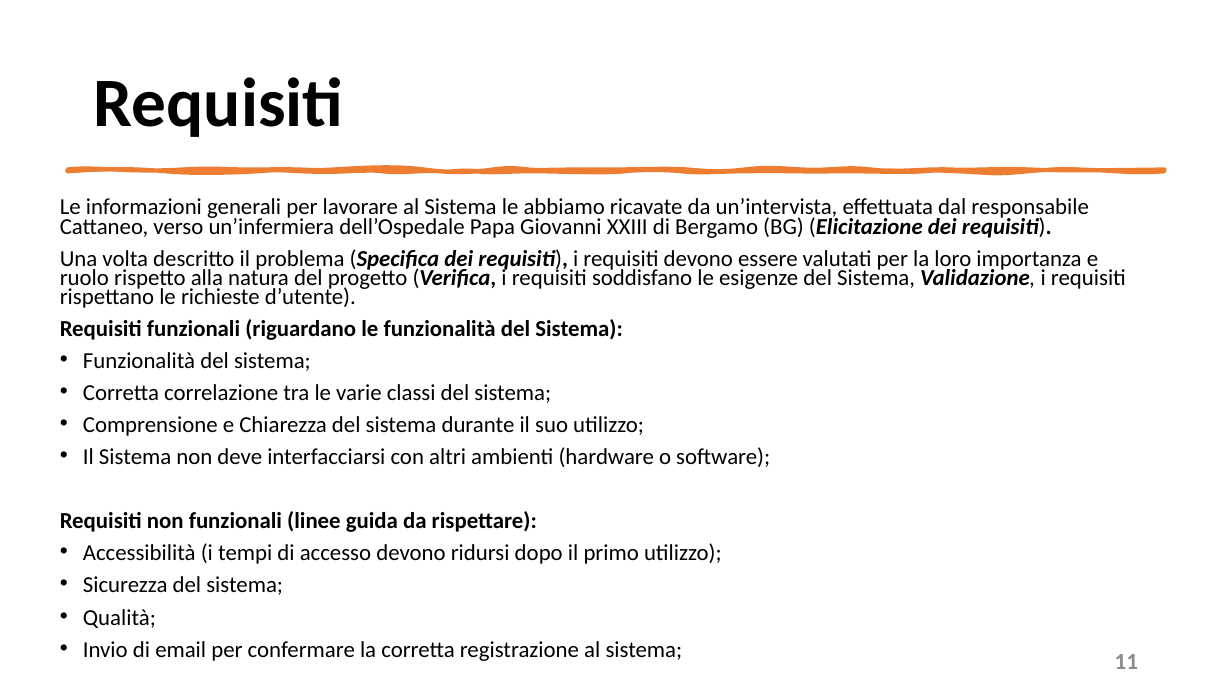
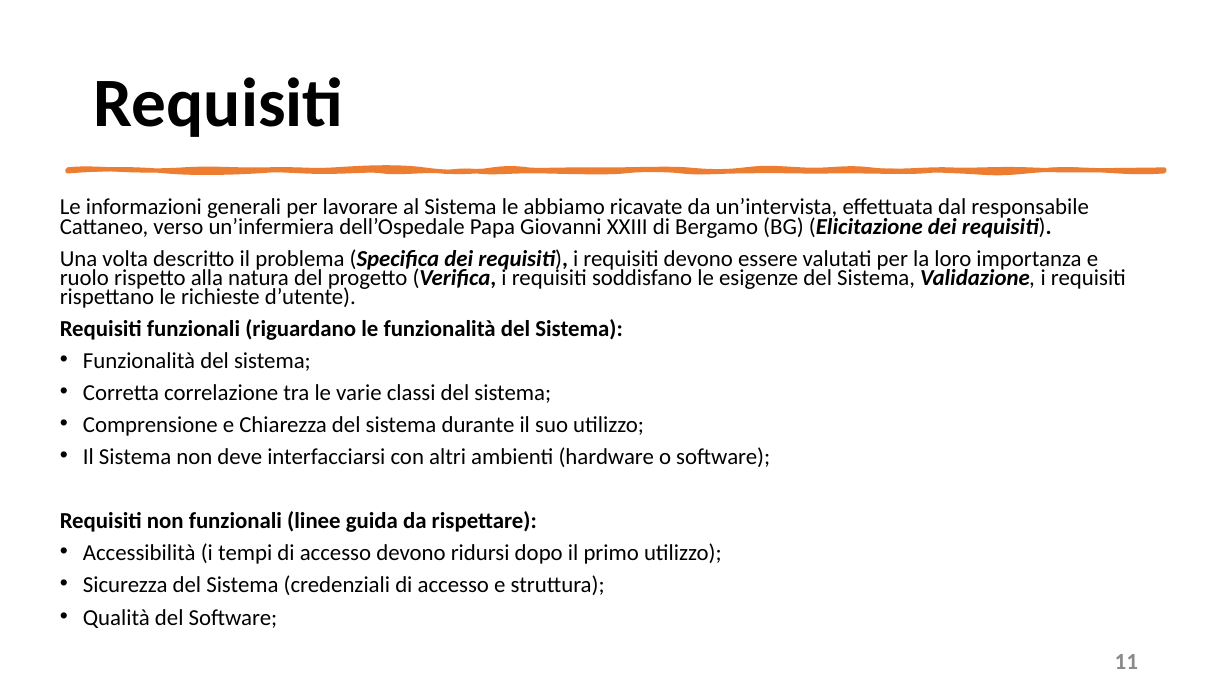
Before and after one commit to mangilimatteo/Progetto_Ingegneria_Software_Cattaneo_Mangili_Saini, a slide deck: slide 11 of Presentazione/Presentazione_Progetto.pptx. Drawn at 1232x693 pixels with LibreOffice and Linux fonts; fonts in the diff are those of the drawing. Boxes give left, top, right and bottom in pixels: in the first picture for what was removed or moved away, otherwise in the second. Text is boxed around its words. In the diff, an @@ line names an element or a change of style, - is before the commit and + after.

```diff
--- a/Presentazione/Presentazione_Progetto.pptx
+++ b/Presentazione/Presentazione_Progetto.pptx
@@ text at [83,575,605,628]: text changed @@
-• Sicurezza del sistema;
-• Qualità;
-• Invio di email per confermare la corretta registrazione al sistema;
+• Sicurezza del Sistema (credenziali di accesso e struttura);
+• Qualità del Software;
```
Also in this commit, not shown: 3 other slides changed.
